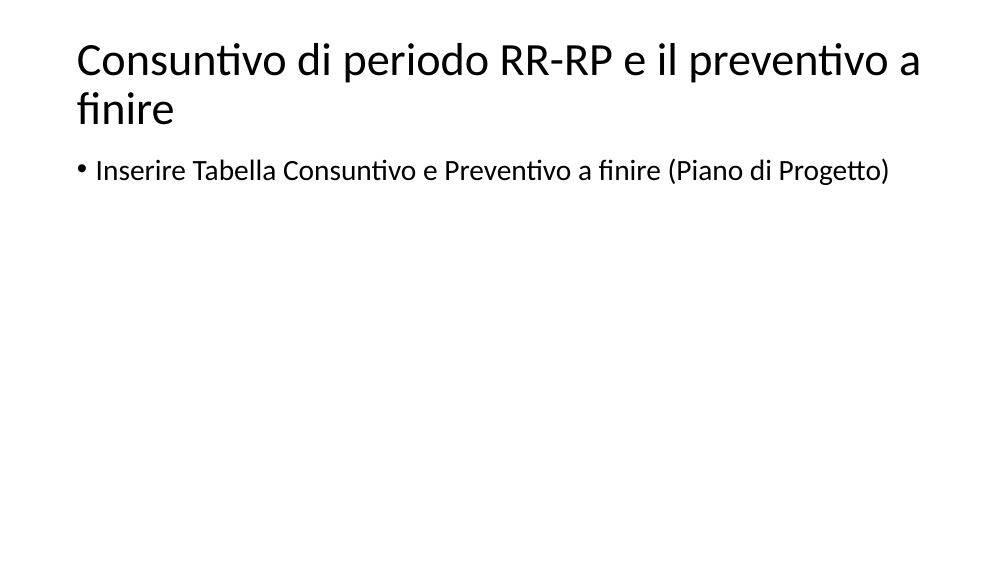
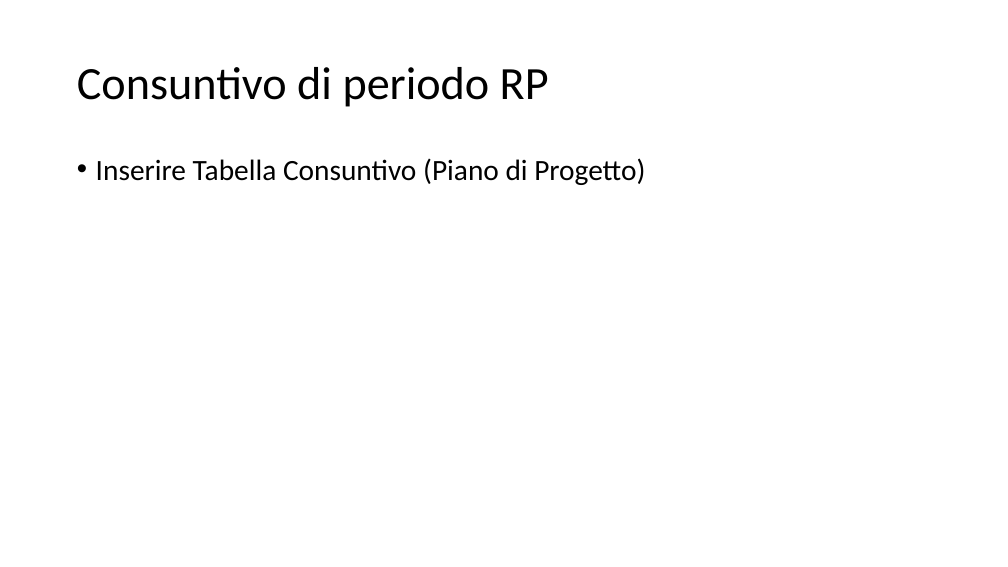
Before and after one commit to Italiaracerx/progettoSWE, a slide deck: slide 14 of Presentazioni/Presentazione RP 19-03-2018.pptx (slide 5 before the commit). Drawn at 1008x567 pixels with LibreOffice and Linux fonts; fonts in the diff are those of the drawing. Boxes give left, top, right and bottom in pixels: in the first picture for what was removed or moved away, otherwise in the second. Text is boxed around its words. In the diff, an @@ line names an element or a change of style, - is before the commit and + after.

```diff
--- a/Presentazioni/Presentazione RP 19-03-2018.pptx
+++ b/Presentazioni/Presentazione RP 19-03-2018.pptx
@@ title at <box>77,67,549,107</box>: text changed @@
-Consuntivo di periodo RR-RP e il preventivo a finire
+Consuntivo di periodo RP
@@ text at <box>96,158,645,185</box>: text changed @@
-• Inserire Tabella Consuntivo e Preventivo a finire (Piano di Progetto)
+• Inserire Tabella Consuntivo (Piano di Progetto)
```
Also in this commit, not shown: 4 other slides changed, 10 slides added.
